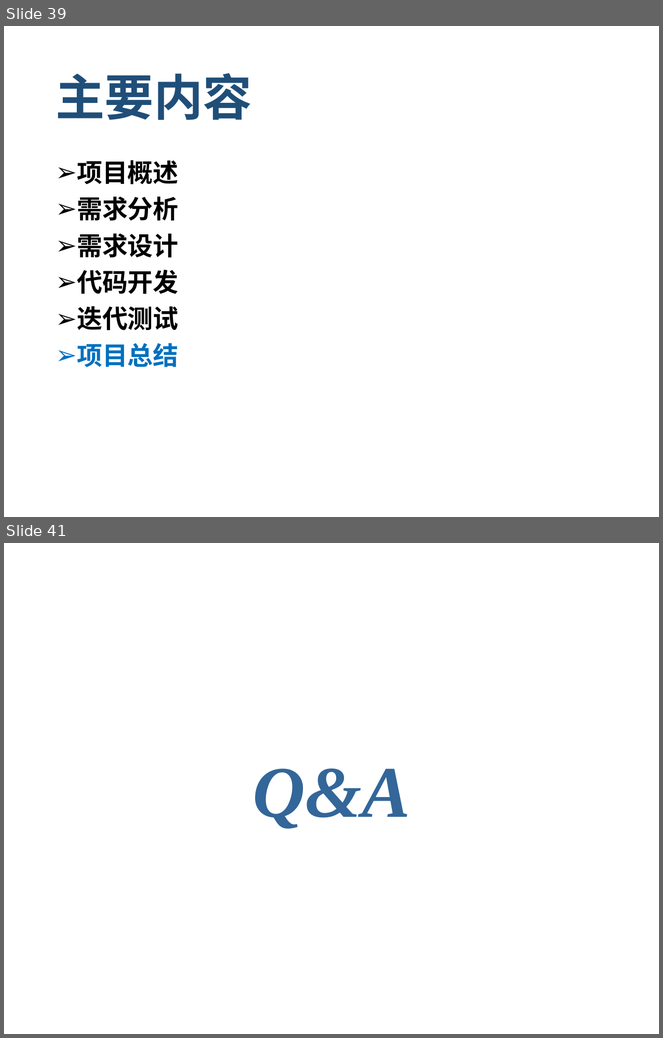
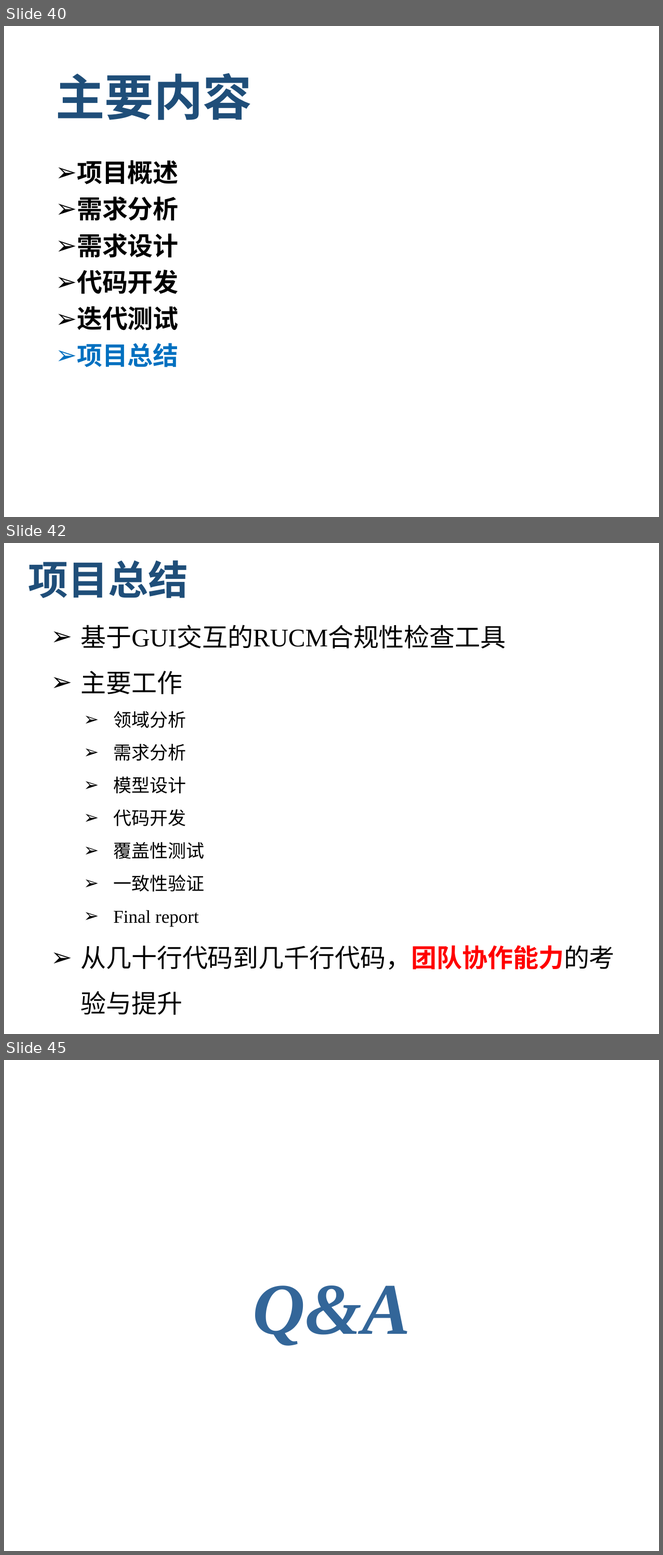
Before and after one commit to zen1995/rucmChecker, a slide deck: finalReport/RUCMChecker_final_report.pptx. Shown one above the other, each under a label of ours: slides 39 and 41 before the commit, slides 40, 42 and 45 after it; the slides between them are not shown. The pictures are 663x1038 and 663x1555 pixels, drawn with LibreOffice and Linux fonts; fonts in the diff are those of the drawing; background and template pictures are left out. Boxes give left, top, right and bottom in pixels: in the first picture for what was removed or moved away, otherwise in the second. Text is boxed around its words. In the diff, an @@ line names an element or a change of style, - is before the commit and + after.

Commit message:
update PPT in final report with summary part

```diff
--- a/finalReport/RUCMChecker_final_report.pptx
+++ b/finalReport/RUCMChecker_final_report.pptx
@@ slide 42 added at box(4, 543, 659, 1034), background #FFFFFF @@
@@ title added at box(28, 560, 189, 598), 44 pt, text #1F4E79, bold @@
+项目总结
@@ text added at box(80, 625, 615, 1015), 28 pt, text #000000 @@
+➢ 基于GUI交互的RUCM合规性检查工具
+➢ 主要工作
+  ➢ 领域分析
+  ➢ 需求分析
+  ➢ 模型设计
+  ➢ 代码开发
+  ➢ 覆盖性测试
+  ➢ 一致性验证
+  ➢ Final report
+➢ 从几十行代码到几千行代码，团队协作能力的考验与提升
@@ what was slide 39 is now slide 40 @@
@@ what was slide 41 is now slide 45 @@
```
Also in this commit, not shown: 2 slides changed, 4 other slides added, 1 slide removed.
